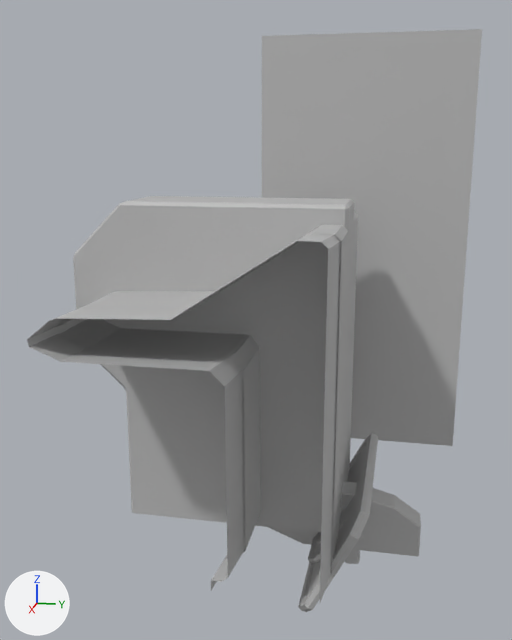
Renders of the FBX model Maya Project Files/Env/Exports/Console/ConsoleMonitor_03_SM_Low.fbx from each side of a commit.
The view is the same before and after, from a camera (50 mm lens) standing at (2.71, 0.18, 1.5) and looking at (-0.51, -0.47, 0.69). The axes (+X, +Y, +Z) are drawn at lower left. The lights are the same throughout. Where no turn or scale is listed for an object, it has been applied to the vertices.

The first picture shows 'BreakupSection', 'KeyHousing', 'consoleMain', 'consoleSmall', 'pCube1', 'tabletMain', 'tabletSmallMain'.
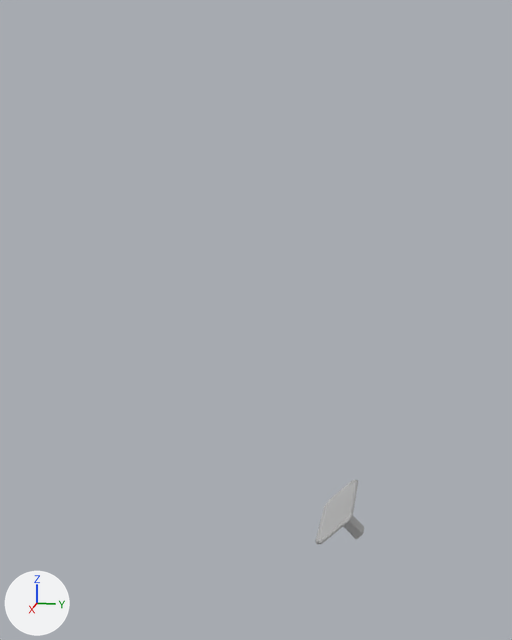
Commit message: fixed the console models

Boxes (x1, y1, x2, y2) around the edits, measured in the pictures (512 x 640 px):
'pCube1', deleted: before (262, 29, 482, 446)
'BreakupSection', deleted: before (73, 196, 354, 532)
'consoleMain', deleted: before (27, 216, 358, 602)
'consoleSmall', deleted: before (58, 211, 358, 561)
'KeyHousing', deleted: before (268, 481, 421, 556)
'tabletMain', deleted: before (298, 433, 378, 612)
'tabletSmallMain', deleted: before (308, 480, 365, 563)
'tabletSecondary', unchanged, uncovered by the edit: before (315, 480, 353, 544); after (315, 480, 364, 544)

What the commit changed:
Object 'KeyHousing' (ob_keyhousing) is deleted.
Object 'tabletMain' (ob_tabletmain) is deleted.
Object 'consoleMain' (ob_consolemain) is deleted.
Object 'pCube1' (ob_pcube1) is deleted.
Object 'tabletSmallMain' (ob_tabletsmallmain) is deleted.
Object 'consoleSmall' (ob_consolesmall) is deleted.
Object 'BreakupSection' (ob_breakupsection) is deleted.
